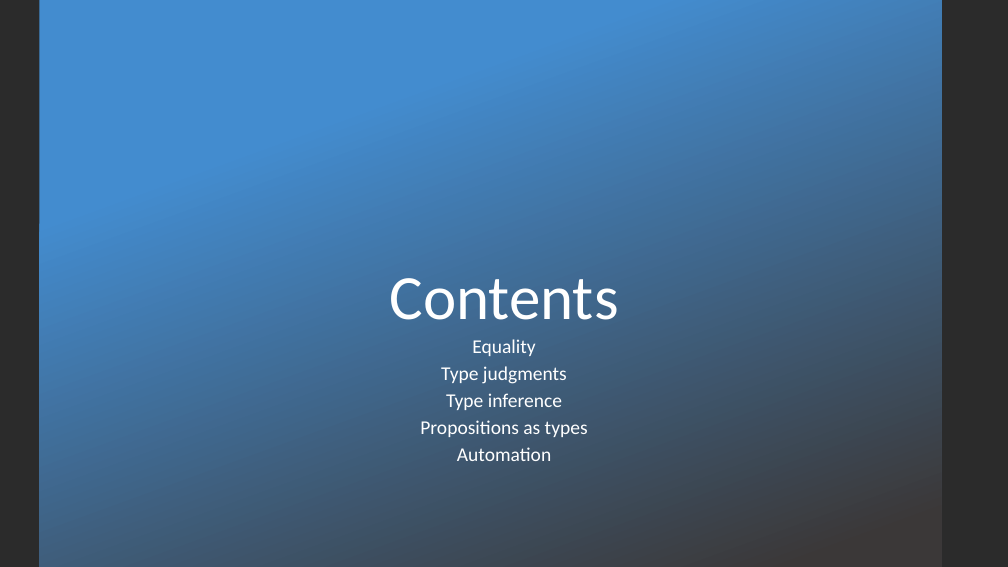
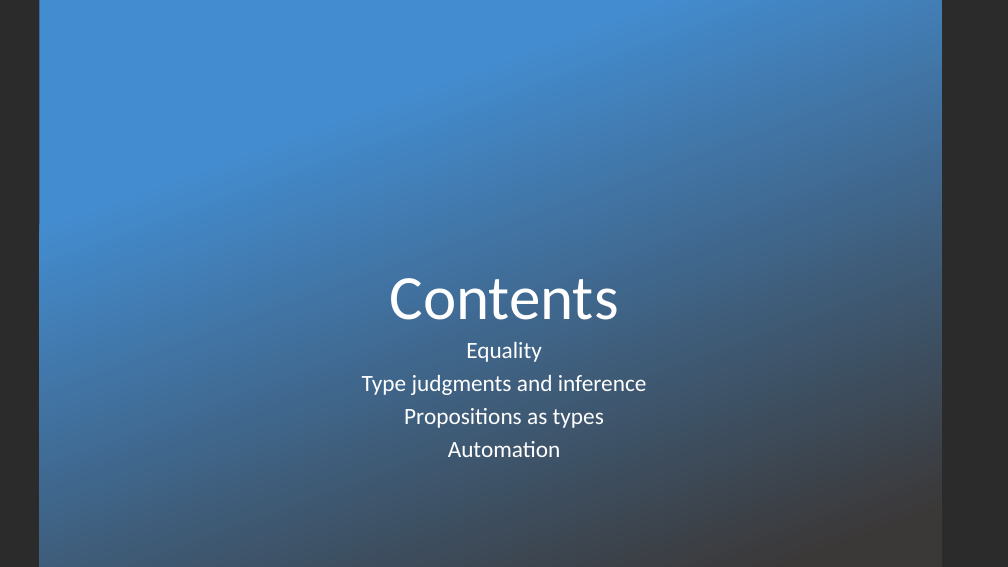
Before and after one commit to kevinsullivan/cs-dm, a slide deck: slide 2 of 01_Equality/Equality.pptx. Drawn at 1008x567 pixels with LibreOffice and Linux fonts; fonts in the diff are those of the drawing; background and template pictures are left out; a plain dark background stands for a picture behind light text. Boxes give left, top, right and bottom in pixels: in the first picture for what was removed or moved away, otherwise in the second. Text is boxed around its words. In the diff, an @@ line names an element or a change of style, - is before the commit and + after.

Commit message:
Finished equality slides and fixed minor typos

```diff
--- a/01_Equality/Equality.pptx
+++ b/01_Equality/Equality.pptx
@@ text at (404,342,604,457): size 18.6 to 22.2 pt in "Equality", "Propositions as types", "Automation"; line spacing 0.7 to 0.8 @@
@@ text at (362,375,647,395): text changed; size 18.6 to 22.2 pt @@
-Type judgments
-Type inference
+Type judgments and inference
```
Also in this commit, not shown: 2 other slides changed, 12 slides added, 1 slide removed, 2 other files.
